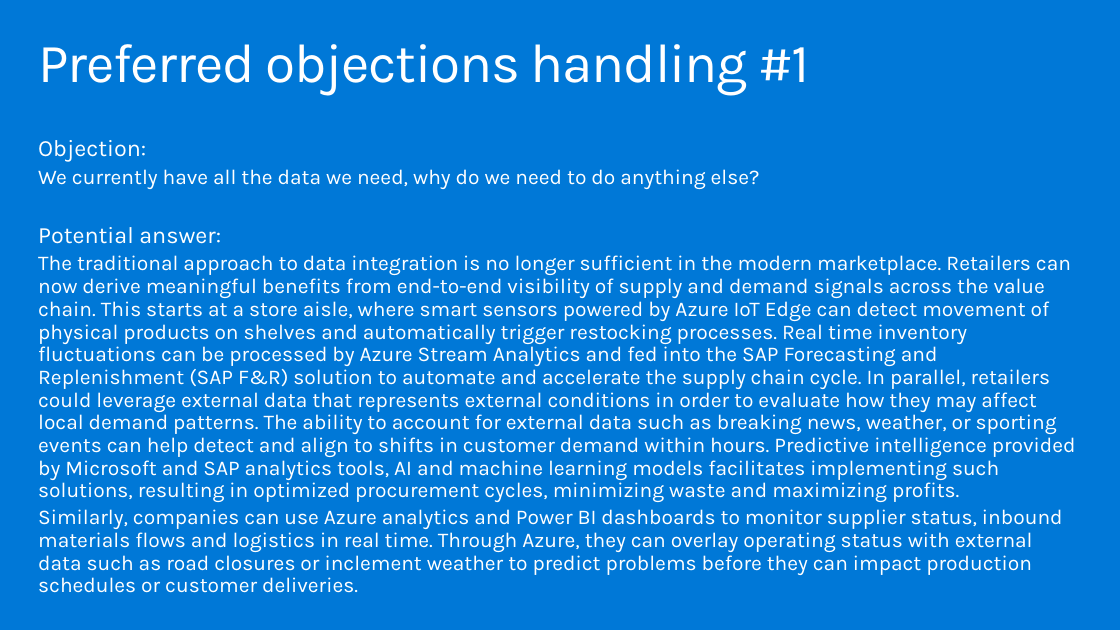
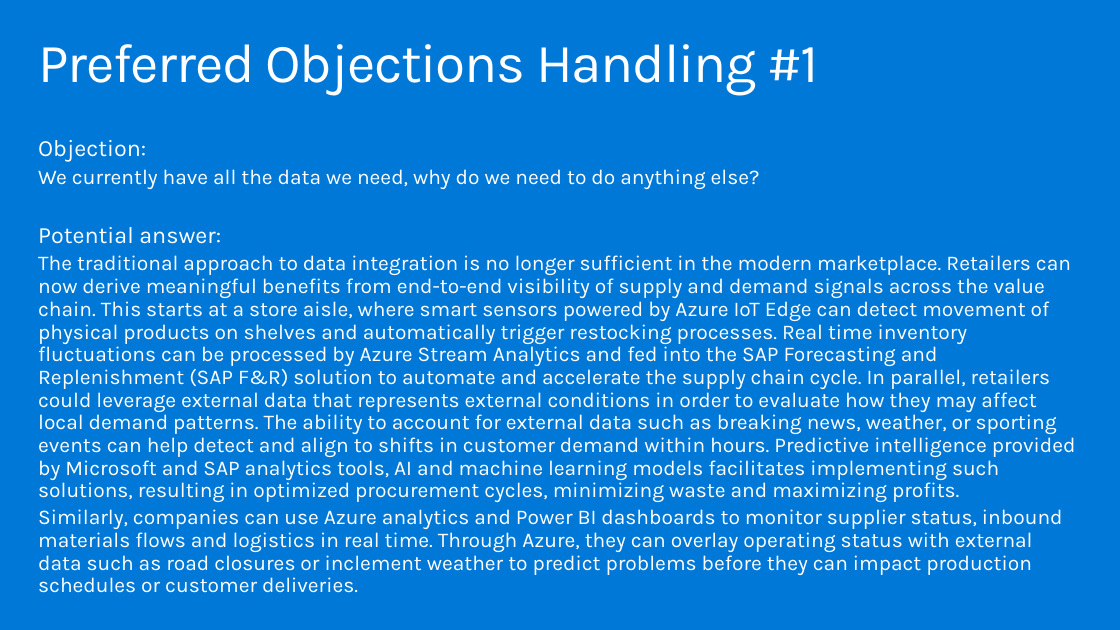
Before and after one commit to DawnmarieDesJardins/MCW-SAP-plus-extend-and-innovate, a slide deck: slide 39 of Whiteboard design session/WDS trainer presentation - SAP_plus_extend_and_innovate.pptx (slide 36 before the commit). Drawn at 1120x630 pixels with LibreOffice and Linux fonts; fonts in the diff are those of the drawing. Boxes give left, top, right and bottom in pixels: in the first picture for what was removed or moved away, otherwise in the second. Text is boxed around its words. In the diff, an @@ line names an element or a change of style, - is before the commit and + after.

```diff
--- a/Whiteboard design session/WDS trainer presentation - SAP_plus_extend_and_innovate.pptx
+++ b/Whiteboard design session/WDS trainer presentation - SAP_plus_extend_and_innovate.pptx
@@ title at box(38, 44, 818, 96): text changed @@
-Preferred objections handling #1
+Preferred Objections Handling #1
```
Also in this commit, not shown: 27 other slides changed, 3 slides added, 3 other files.
